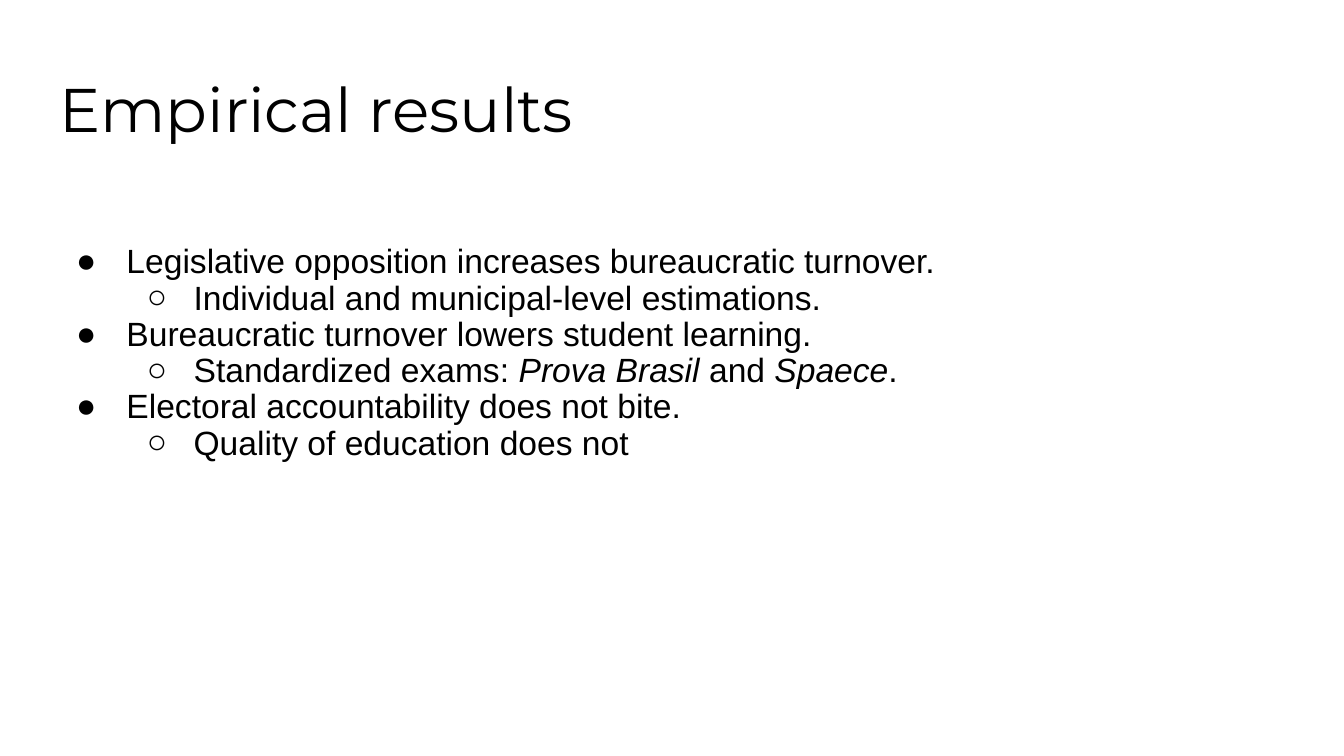
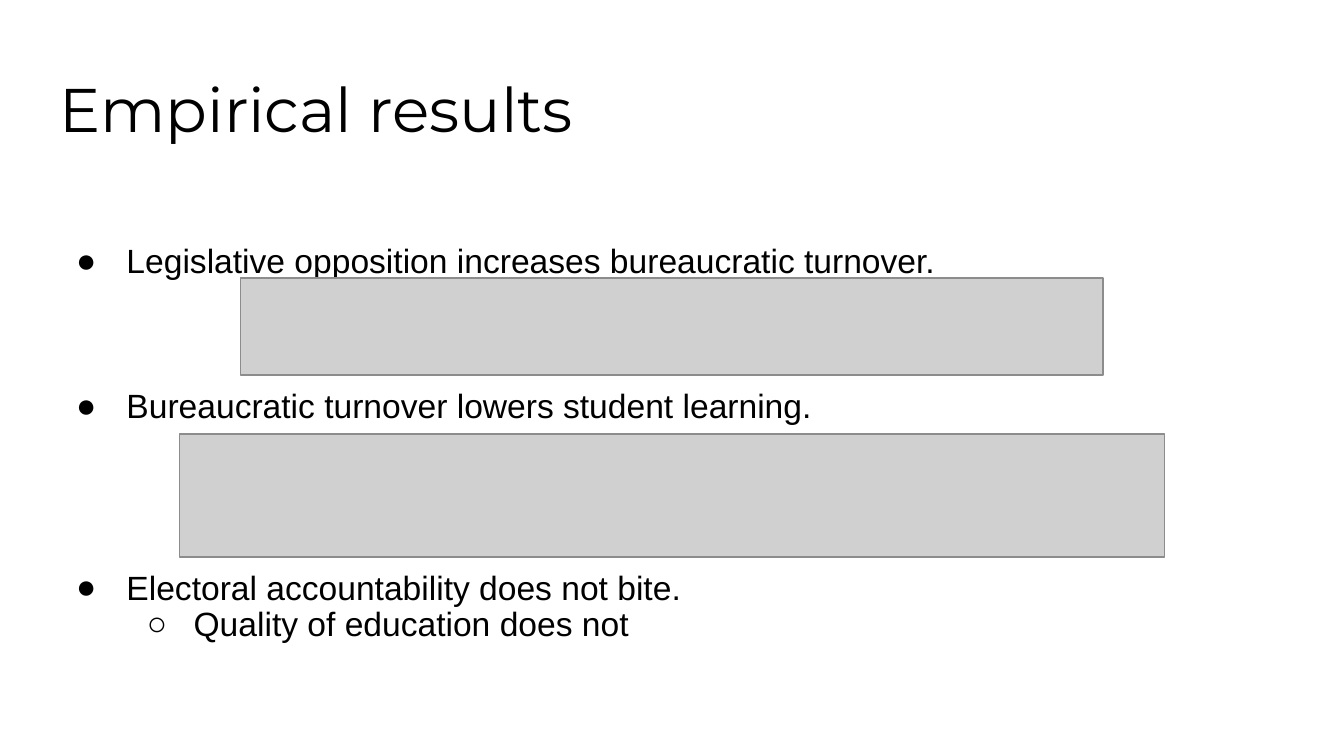
Before and after one commit to galileukim/patronage-education, a slide deck: slide 12 of presentation/2020_presentation_patronage_brazil_lab.pptx. Drawn at 1344x756 pixels with LibreOffice and Linux fonts; fonts in the diff are those of the drawing; grey boxes stand for pictures. Boxes give left, top, right and bottom in pixels: in the first picture for what was removed or moved away, otherwise in the second. Text is boxed around its words. In the diff, an @@ line names an element or a change of style, - is before the commit and + after.

Commit message:
rerun spaece model

```diff
--- a/presentation/2020_presentation_patronage_brazil_lab.pptx
+++ b/presentation/2020_presentation_patronage_brazil_lab.pptx
@@ text at <box>194,285,821,316</box>: paragraph removed @@
-  ○ Individual and municipal-level estimations.
@@ picture added at <box>241,278,1103,375</box> @@
@@ text at <box>194,357,897,388</box>: paragraph removed @@
-  ○ Standardized exams: Prova Brasil and Spaece.
@@ picture added at <box>179,434,1164,558</box> @@
```
Also in this commit, not shown: 1 other slide changed, 2 other files.
